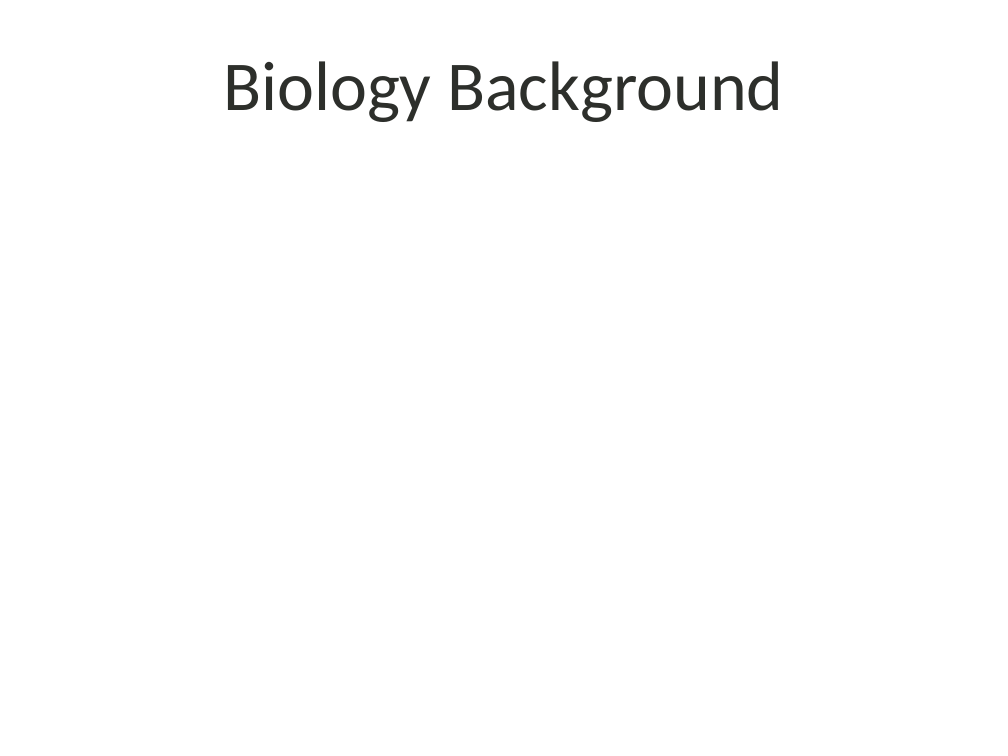
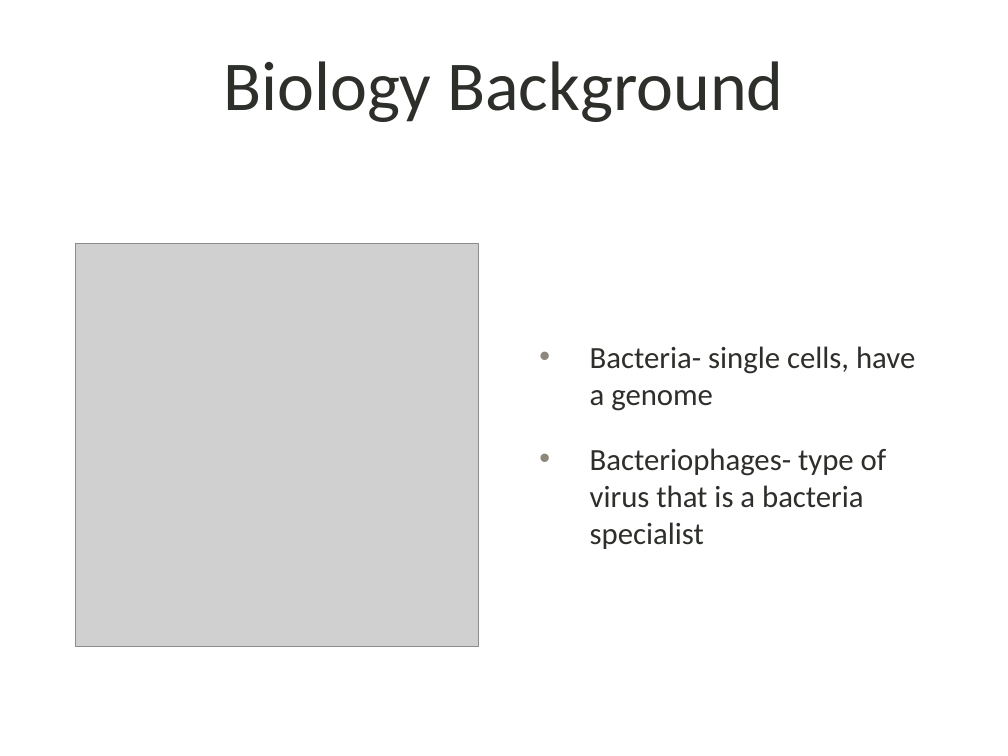
Before and after one commit to shankl/EvoComp_FinalProject, a slide deck: slide 2 of presentation.pptx. Drawn at 1008x756 pixels with LibreOffice and Linux fonts; fonts in the diff are those of the drawing; grey boxes stand for pictures; background and template pictures are left out. Boxes give left, top, right and bottom in pixels: in the first picture for what was removed or moved away, otherwise in the second. Text is boxed around its words. In the diff, an @@ line names an element or a change of style, - is before the commit and + after.

```diff
--- a/presentation.pptx
+++ b/presentation.pptx
@@ picture added at (x1=76, y1=244, x2=479, y2=647) @@
@@ text added at (x1=590, y1=346, x2=915, y2=549), 22 pt, text #2D2F2B @@
+• Bacteria- single cells, have a genome
+• Bacteriophages- type of virus that is a bacteria specialist
```
Also in this commit, not shown: 6 other slides changed, 3 slides added.
